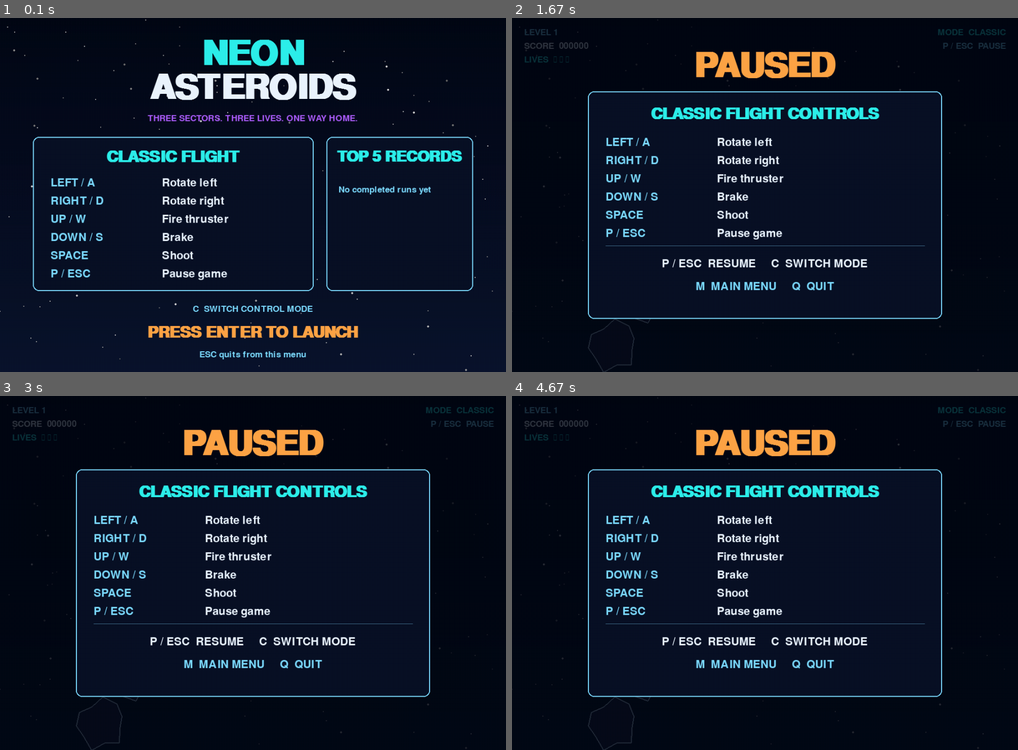
Above: before the commit, frames 1-4 (two rows, left to right).
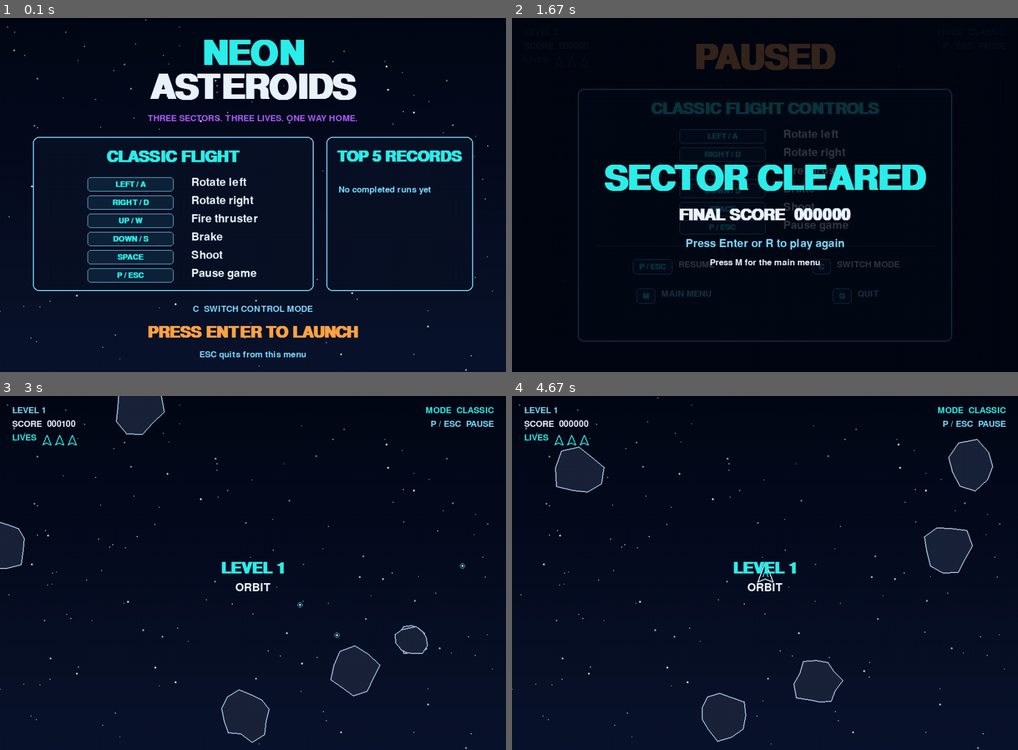
Above: after the commit, the same moments.

Repository: MarkArmstbowl/pygame-asteroids
Game: pygame game, started from main.py
Same seed, same stepped clock (60 frames per second), same inputs: the game is played once before the commit and once after it.
Inputs:
- Up to frame 1 (0.1 s): no input
- Up to frame 2 (1.67 s): tap Enter at 0.33 s; hold P 0.67-1.13 s; hold Right 0.67-1.13 s; hold V 1.17-1.63 s; tap Space at 1.23, 1.53 s
- Up to frame 3 (3 s): tap Enter at 1.67 s; hold Right 2-2.47 s; tap Space at 2.07, 2.37, 2.57, 2.9 s; hold Up 2.5-2.8 s; hold Right from 2.83 s (still down)
- Up to frame 4 (4.67 s): tap Space at 3.2, 3.4, 3.7, 3.97 s; release Right at 3.3 s; hold Left 3.33-3.87 s; hold Down 3.9-4.2 s; tap V at 4.23 s; tap Enter at 4.57 s

The runs differ from the first frame. In frame 1, 3.2% of the frame differs, in the area x 10-51%, y 44-75%; in frame 2, 13%, in the area x 1-98%, y 0-100%; in frame 3, 9.9%; in frame 4, 11%.

Commit message:
Add hacker mode and fix UI issues

Diff:
--- a/game.py
+++ b/game.py
@@ -14,6 +14,7 @@
     BACKGROUND_TOP,
     CYAN,
     DARK_PANEL,
+    ENABLE_TEST_WIN,
     FPS,
     GAME_TITLE,
     LEVELS,
@@ -48,6 +49,7 @@
         self.heading_font = self.make_font(46, bold=True)
         self.body_font = self.make_font(32)
         self.small_font = self.make_font(25)
+        self.key_font = self.make_font(22, bold=True)
 
         self.background = self.make_background()
         self.player = Player()
@@ -151,6 +153,8 @@
                 elif self.state == "playing":
                     if event.key in (pygame.K_p, pygame.K_ESCAPE):
                         self.paused = not self.paused
+                    elif event.key == pygame.K_v and ENABLE_TEST_WIN:
+                        self.show_test_win()
                     elif self.paused and event.key == pygame.K_m:
                         self.request_confirmation("menu")
                     elif self.paused and event.key == pygame.K_c:
@@ -327,6 +331,12 @@
             self.level_index += 1
             self.start_level()
 
+    def show_test_win(self):
+        """Jump to the normal victory screen when testing is enabled."""
+        self.level_index = len(LEVELS) - 1
+        self.asteroids = []
+        self.finish_level()
+
     def record_current_score(self):
         """Save one completed run to the local leaderboard."""
         if not self.score_recorded:
@@ -383,11 +393,11 @@
         """Draw score, level, lives, and the pause reminder."""
         level_text = "LEVEL " + str(self.level_index + 1)
         score_text = "SCORE  " + str(self.score).zfill(6)
-        lives_text = "LIVES  " + ("▲ " * self.lives)
 
         self.draw_text(level_text, self.small_font, LIGHT_BLUE, 24, 20)
         self.draw_text(score_text, self.small_font, WHITE, 24, 47)
-        self.draw_text(lives_text, self.small_font, CYAN, 24, 74)
+        self.draw_text("LIVES", self.small_font, CYAN, 24, 74)
+        self.draw_life_icons(92, 87)
 
         mode_text = "MODE  " + self.control_mode.upper()
         mode_surface = self.small_font.render(mode_text, True, CYAN)
@@ -455,17 +465,15 @@
     def draw_pause_screen(self):
         """Show controls and navigation options over the paused game."""
         self.draw_overlay()
-        self.draw_centered_text("PAUSED", self.title_font, ORANGE, 62)
-
-        panel = pygame.Rect(150, 145, 700, 450)
+        self.draw_centered_text("PAUSED", self.title_font, ORANGE, 46)
+
+        panel = pygame.Rect(130, 140, 740, 500)
         self.draw_panel(panel)
-        self.draw_centered_text(
+        self.draw_panel_heading(
             self.control_mode.upper() + " FLIGHT CONTROLS",
-            self.heading_font,
-            CYAN,
-            175
-        )
-        self.draw_control_rows(panel, 235)
+            panel
+        )
+        self.draw_control_rows(panel, 220)
 
         pygame.draw.line(
             self.screen,
@@ -474,23 +482,25 @@
             (panel.right - 35, 450),
             1
         )
-        self.draw_centered_text(
-            "P / ESC  RESUME     C  SWITCH MODE",
-            self.body_font,
-            WHITE,
-            475
-        )
-        self.draw_centered_text(
-            "M  MAIN MENU     Q  QUIT",
-            self.body_font,
-            LIGHT_BLUE,
-            520
+        self.draw_shortcut(
+            "P / ESC", "RESUME", panel.centerx - 180, 477
+        )
+        self.draw_shortcut(
+            "C", "SWITCH MODE", panel.centerx + 180, 477
+        )
+        self.draw_shortcut(
+            "M", "MAIN MENU", panel.centerx - 180, 535,
+            LIGHT_BLUE
+        )
+        self.draw_shortcut(
+            "Q", "QUIT", panel.centerx + 180, 535,
+            LIGHT_BLUE
         )
 
     def draw_confirmation_dialog(self):
         """Ask whether to save before leaving the current game."""
         self.draw_overlay()
-        panel = pygame.Rect(220, 210, 560, 290)
+        panel = pygame.Rect(190, 195, 620, 315)
         self.draw_panel(panel)
 
         if self.confirm_action == "menu":
@@ -499,25 +509,24 @@
             action_text = "QUIT THE GAME?"
 
         self.draw_centered_text(
-            action_text, self.heading_font, ORANGE, 242
+            action_text, self.heading_font, ORANGE, 225
         )
         self.draw_centered_text(
             "CURRENT SCORE  " + str(self.score).zfill(6),
             self.body_font,
             WHITE,
-            315
+            300
         )
         self.draw_centered_text(
             "SAVE THIS SCORE FIRST?",
             self.body_font,
             CYAN,
-            363
-        )
-        self.draw_centered_text(
-            "Y  SAVE     N  DON'T SAVE     ESC  CANCEL",
-            self.small_font,
-            LIGHT_BLUE,
-            430
+            350
+        )
+        self.draw_shortcut("Y", "SAVE", 300, 420)
+        self.draw_shortcut("N", "DON'T SAVE", 500, 420)
+        self.draw_shortcut(
+            "ESC", "CANCEL", 700, 420, LIGHT_BLUE
         )
 
     def draw_end_screen(self, message, color):
@@ -567,19 +576,67 @@
         ]
 
     def draw_control_rows(self, panel, start_y):
-        """Draw control keys and actions in fixed, aligned columns."""
-        key_x = panel.x + 35
-        action_x = panel.x + 255
+        """Draw controls using key badges and a separate action column."""
+        key_width = 170
+        action_width = max(
+            self.body_font.size(action_text)[0]
+            for _, action_text in self.get_control_rows()
+        )
+        group_width = key_width + 35 + action_width
+        key_x = panel.centerx - group_width / 2
+        action_x = key_x + key_width + 35
 
         for index, (key_text, action_text) in enumerate(
                 self.get_control_rows()):
             y_position = start_y + index * 36
+            key_rect = pygame.Rect(key_x, y_position, key_width, 28)
+            self.draw_key_badge(key_text, key_rect)
             self.draw_text(
-                key_text, self.body_font, LIGHT_BLUE, key_x, y_position
-            )
-            self.draw_text(
-                action_text, self.body_font, WHITE, action_x, y_position
-            )
+                action_text, self.body_font, WHITE,
+                action_x, y_position - 1
+            )
+
+    def draw_key_badge(self, key_text, key_rect):
+        """Draw a keyboard key label inside a small neon badge."""
+        pygame.draw.rect(
+            self.screen, (15, 35, 58), key_rect, border_radius=6
+        )
+        pygame.draw.rect(
+            self.screen, LIGHT_BLUE, key_rect, 1, border_radius=6
+        )
+        key_surface = self.key_font.render(key_text, True, CYAN)
+        text_rect = key_surface.get_rect(center=key_rect.center)
+        self.screen.blit(key_surface, text_rect)
+
+    def draw_shortcut(
+            self, key_text, action_text, center_x, y_position,
+            action_color=WHITE):
+        """Draw one menu shortcut with a distinct key and action."""
+        key_width = self.key_font.size(key_text)[0] + 24
+        action_width = self.small_font.size(action_text)[0]
+        total_width = key_width + 12 + action_width
+        start_x = center_x - total_width / 2
+        key_rect = pygame.Rect(start_x, y_position, key_width, 30)
+        self.draw_key_badge(key_text, key_rect)
+        self.draw_text(
+            action_text,
+            self.small_font,
+            action_color,
+            key_rect.right + 12,
+            y_position + 2
+        )
+
+    def draw_life_icons(self, start_x, center_y):
+        """Draw one small spaceship icon for each remaining life."""
+        for index in range(self.lives):
+            center_x = start_x + index * 25
+            ship_points = [
+                (center_x, center_y - 10),
+                (center_x + 8, center_y + 9),
+                (center_x, center_y + 5),
+                (center_x - 8, center_y + 9),
+            ]
+            pygame.draw.polygon(self.screen, CYAN, ship_points, 2)
 
     def draw_records(self, panel):
         """Draw up to five local high scores."""
--- a/settings.py
+++ b/settings.py
@@ -5,6 +5,10 @@
 SCREEN_HEIGHT = 700
 FPS = 60
 GAME_TITLE = "Neon Asteroids"
+
+# Testing shortcut: press V during a game to see the victory screen.
+# Change this to False before submitting the final version.
+ENABLE_TEST_WIN = True
 
 # Colors
 BACKGROUND_TOP = (4, 8, 22)
Not shown, changed: requirements.txt
